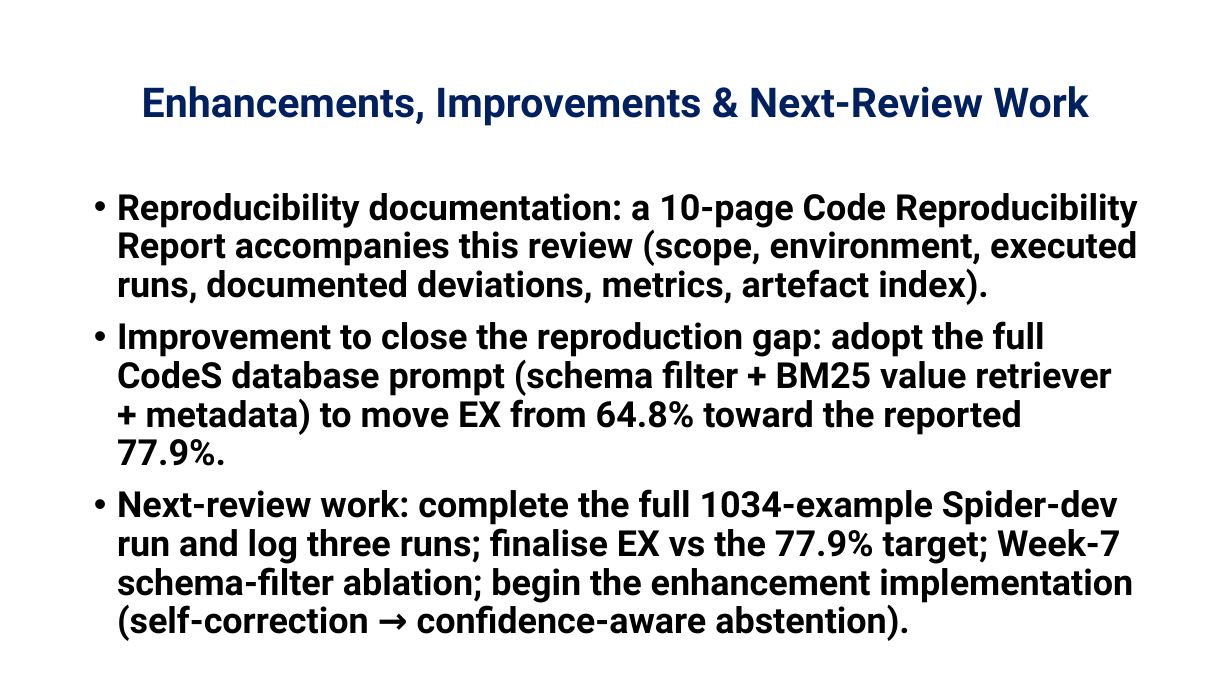
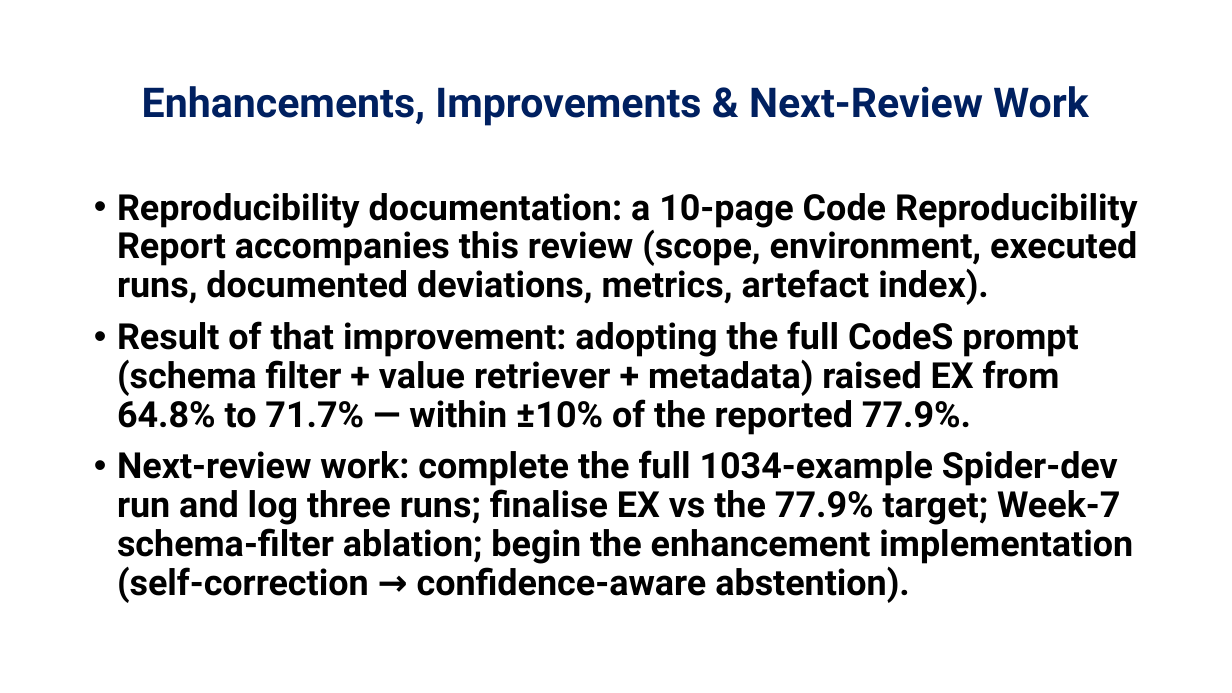
Before and after one commit to jayakanthh/QueryGenie, a slide deck: slide 8 of docs/reviews/Review2_QueryGenie.pptx. Drawn at 1232x693 pixels with LibreOffice and Linux fonts; fonts in the diff are those of the drawing; background and template pictures are left out. Boxes give left, top, right and bottom in pixels: in the first picture for what was removed or moved away, otherwise in the second. Text is boxed around its words. In the diff, an @@ line names an element or a change of style, - is before the commit and + after.

```diff
--- a/docs/reviews/Review2_QueryGenie.pptx
+++ b/docs/reviews/Review2_QueryGenie.pptx
@@ text at [117, 321, 1078, 435]: text changed @@
-• Improvement to close the reproduction gap: adopt the full CodeS database prompt (schema filter + BM25 value retriever + metadata) to move EX from 64.8% toward the reported 77.9%.
+• Result of that improvement: adopting the full CodeS prompt (schema filter + value retriever + metadata) raised EX from 64.8% to 71.7% — within ±10% of the reported 77.9%.
```
Also in this commit, not shown: 1 other slide changed, 3 other files.
